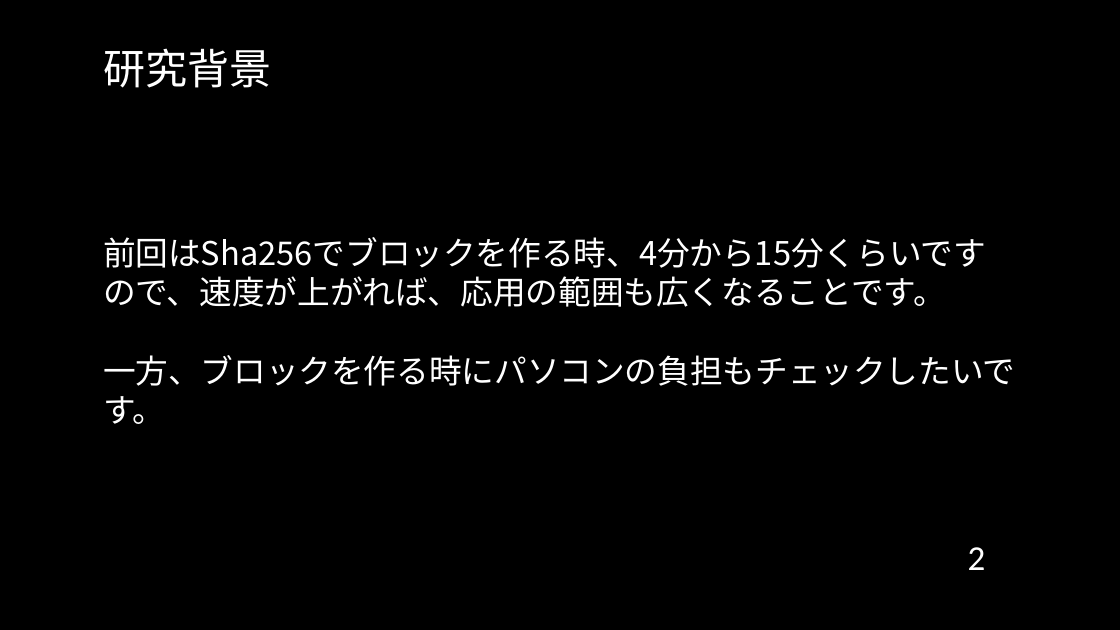
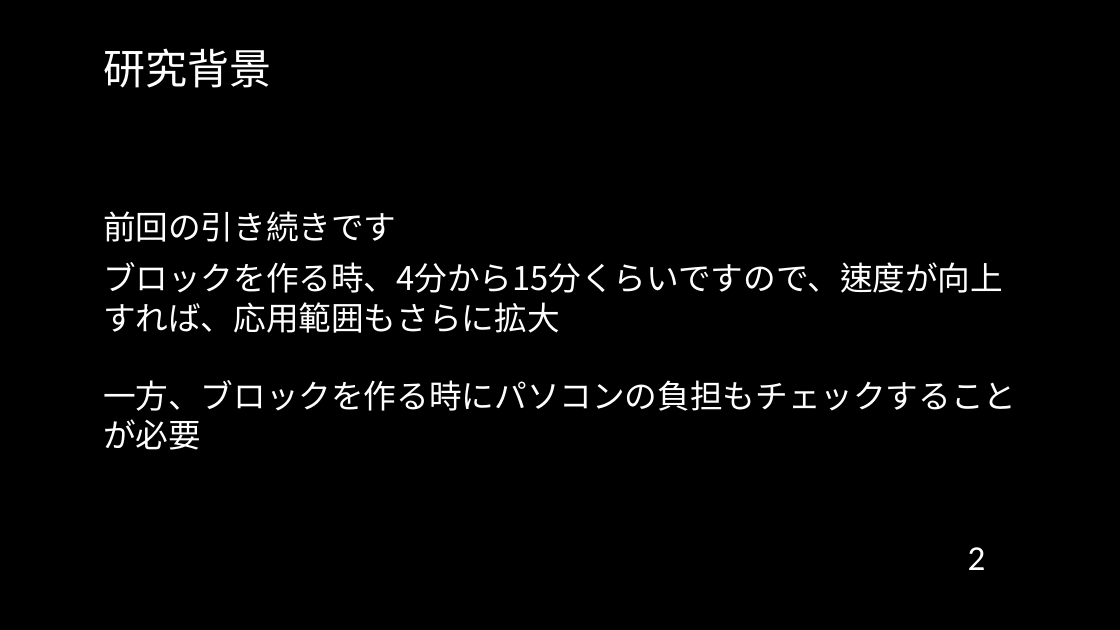
Before and after one commit to cyrusmanosa/Ecc-Year-3, a slide deck: slide 2 of Y3-Sem2/ITゼミ演習II/2024年度_11月報告会_Sk3a04_文家俊.pptx. Drawn at 1120x630 pixels with LibreOffice and Linux fonts; fonts in the diff are those of the drawing; background and template pictures are left out. Boxes give left, top, right and bottom in pixels: in the first picture for what was removed or moved away, otherwise in the second. Text is boxed around its words. In the diff, an @@ line names an element or a change of style, - is before the commit and + after.

```diff
--- a/Y3-Sem2/ITゼミ演習II/2024年度_11月報告会_Sk3a04_文家俊.pptx
+++ b/Y3-Sem2/ITゼミ演習II/2024年度_11月報告会_Sk3a04_文家俊.pptx
@@ text at (x1=103, y1=211, x2=1016, y2=450): text changed @@
-前回はSha256でブロックを作る時、4分から15分くらいですので、速度が上がれば、応用の範囲も広くなることです。
-一方、ブロックを作る時にパソコンの負担もチェックしたいです。
+前回の引き続きです
+ブロックを作る時、4分から15分くらいですので、速度が向上すれば、応用範囲もさらに拡大
+一方、ブロックを作る時にパソコンの負担もチェックすることが必要
```
Also in this commit, not shown: 2 other slides changed, 4 slides added, 1 slide removed, 13 other files.
